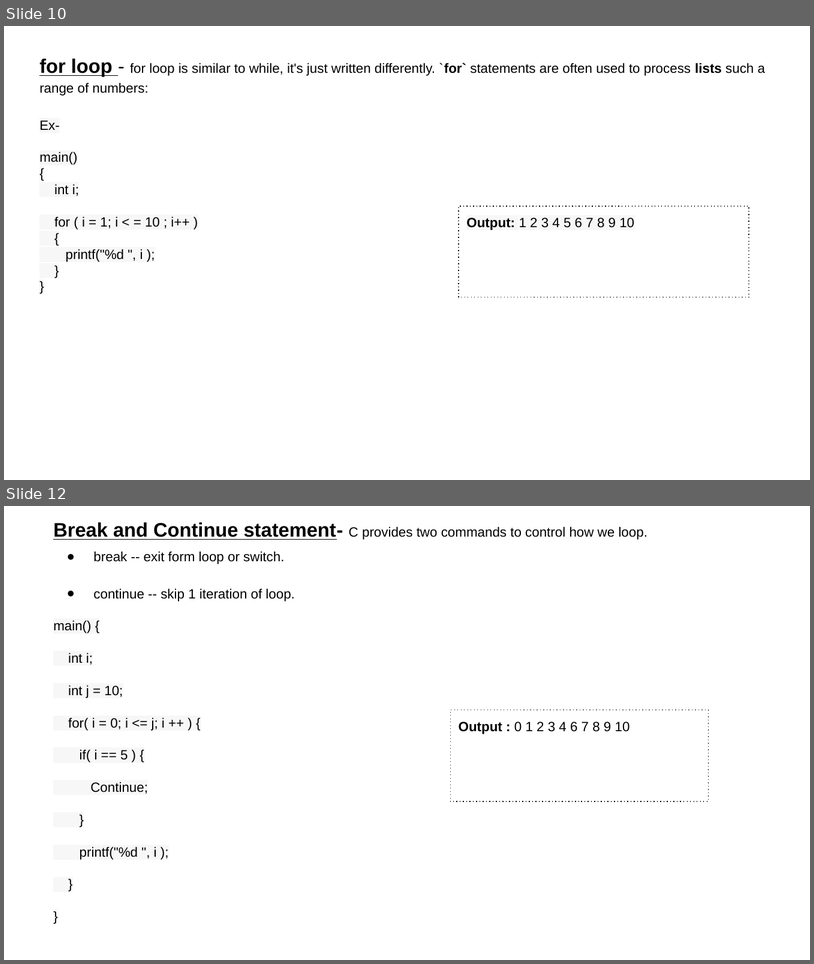
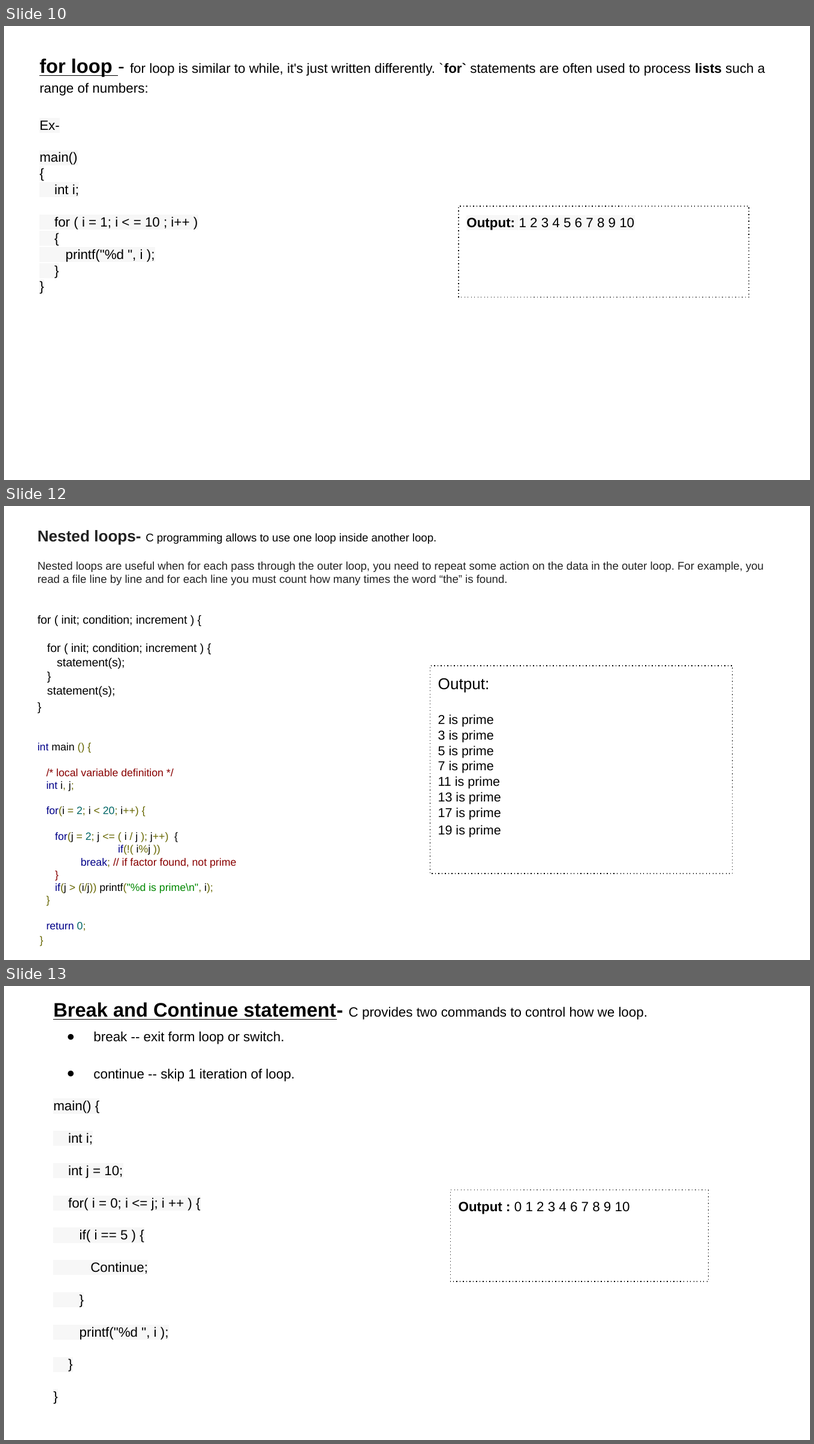
Before and after one commit to ramitgarg/Learnings-for-students, a slide deck: C Laguage/C training-part2.pptx. Shown one above the other, each under a label of ours: slides 10 and 12 before the commit, slides 10, 12 and 13 after it; the slides between them are not shown. The pictures are 814x964 and 814x1444 pixels, drawn with LibreOffice and Linux fonts; fonts in the diff are those of the drawing. Boxes give left, top, right and bottom in pixels: in the first picture for what was removed or moved away, otherwise in the second. Text is boxed around its words. In the diff, an @@ line names an element or a change of style, - is before the commit and + after.

```diff
--- a/C Laguage/C training-part2.pptx
+++ b/C Laguage/C training-part2.pptx
@@ slide 12 added at [4, 506, 810, 960], background #FFFFFF @@
@@ text added at [38, 530, 764, 931], 10 pt, text #222222 @@
+Nested loops- C programming allows to use one loop inside another loop.
+Nested loops are useful when for each pass through the outer loop, you need to repeat some action on the data in the outer loop. For example, you read a file line by line and for each line you must count how many times the word “the” is found.
+for ( init; condition; increment ) {
+for ( init; condition; increment ) {
+statement(s);
+}
+statement(s);
+}
+int main () {
+/* local variable definition */
+int i, j;
+for(i = 2; i < 20; i++) {
+for(j = 2; j <= ( i / j ); j++) {
+if(!( i%j ))
+break; // if factor found, not prime
+}
+if(j > (i/j)) printf("%d is prime\n", i);
+}
+return 0;
+}
@@ rectangle added at [430, 666, 732, 874], outline #000000 0.75 pt dashed, 11.5 pt, text #000000 @@
+Output:
+2 is prime
+3 is prime
+5 is prime
+7 is prime
+11 is prime
+13 is prime
+17 is prime
+19 is prime
@@ what was slide 12 is now slide 13 @@
```
Also in this commit, not shown: 3 slides changed, 3 other slides added.
